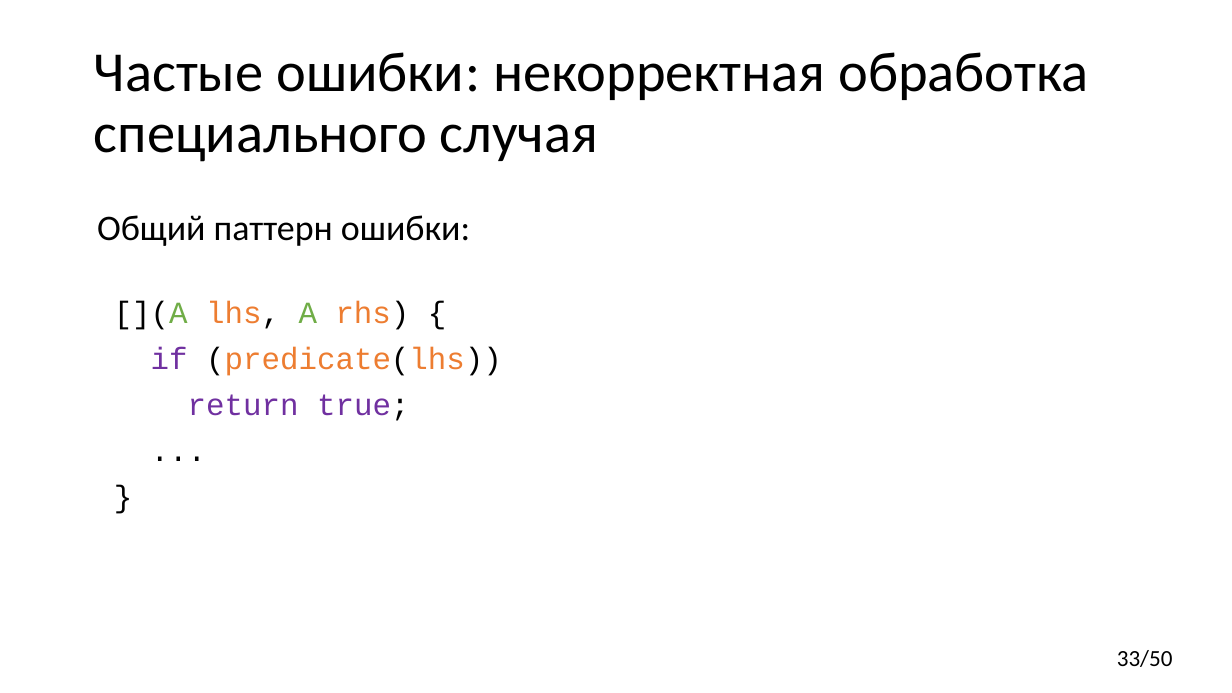
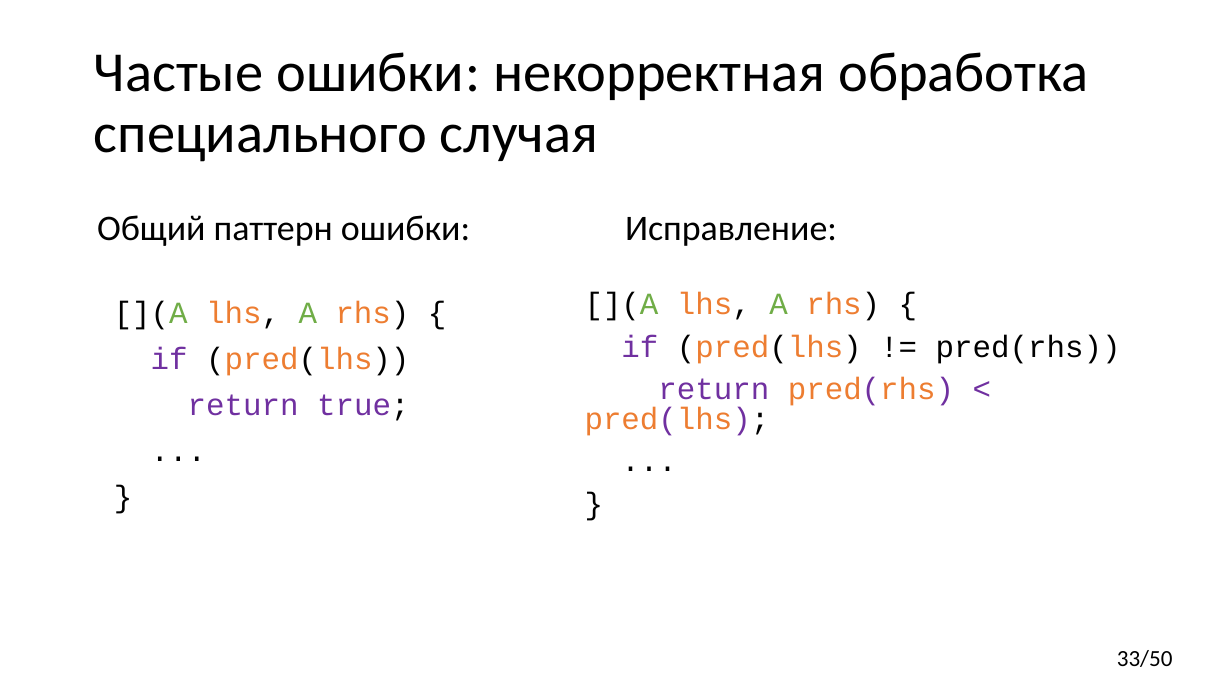
Before and after one commit to yugr/CppRussia, a slide deck: slide 33 of 2023/RU.pptx. Drawn at 1232x693 pixels with LibreOffice and Linux fonts; fonts in the diff are those of the drawing. Boxes give left, top, right and bottom in pixels: in the first picture for what was removed or moved away, otherwise in the second. Text is boxed around its words. In the diff, an @@ line names an element or a change of style, - is before the commit and + after.

```diff
--- a/2023/RU.pptx
+++ b/2023/RU.pptx
@@ text added at (625,217,837,246), 28 pt, text #000000 @@
+Исправление:
@@ text added at (585,292,1121,436), 24 pt, text #ED7D31 @@
+[](A lhs, A rhs) {
+if (pred(lhs) != pred(rhs))
+return pred(rhs) < pred(lhs);
+...
+}
@@ text at (151,347,409,376): text changed @@
-if (predicate(lhs))
+if (pred(lhs))
```
Also in this commit, not shown: 3 other slides changed, 1 slide added, 1 slide removed, 1 other file.
